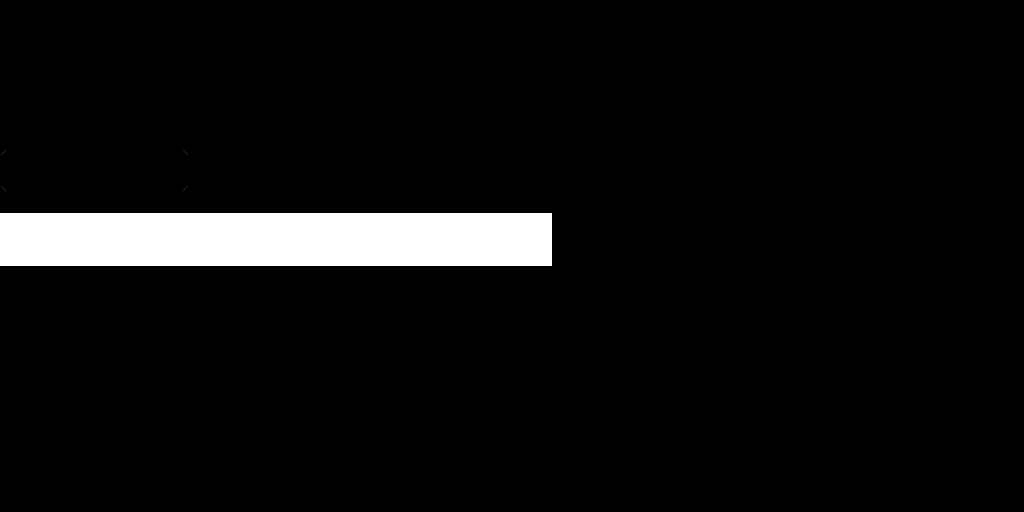
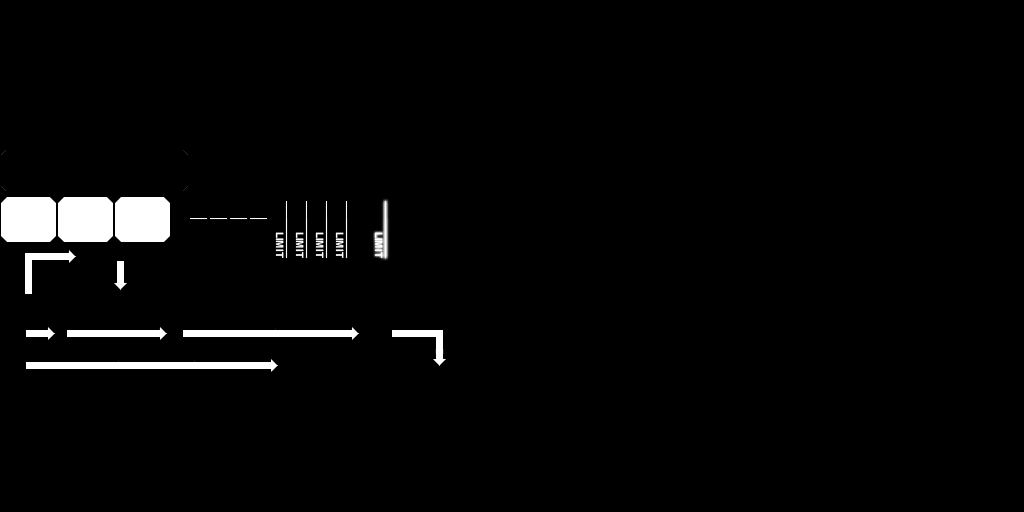
Two versions of the same layered image (1024×512). Layer-by-layer changes:
added group "Arrows" with 7 layers above "Themes" over [25, 250, 446, 372]
added layer "Right4" in group "Arrows" over [26, 359, 279, 372]
added layer "Right3" in group "Arrows" over [183, 327, 360, 340]
added layer "Right2" in group "Arrows" over [67, 327, 168, 340]
added layer "Down1" in group "Arrows" over [114, 261, 127, 291]
added layer "Right1" in group "Arrows" over [26, 327, 56, 340]
added layer "Right1Down1" in group "Arrows" over [392, 330, 446, 367]
added layer "Up1Right1" in group "Arrows" over [25, 250, 77, 294]
added group "Themes" with 18 layers above "Fleet Research" over [190, 198, 390, 262]
added group "Research Tier" with 13 layers in group "Themes" over [275, 198, 390, 262]
added layer "Alpha" in group "Research Tier" over [372, 198, 390, 262]
added group "Alignment" with 2 layers in group "Research Tier" over [335, 200, 349, 259]
added group "Empire of the Hand" (1st of 2, in "Themes" › "Research Tier") with 2 layers in group "Research Tier" over [315, 200, 329, 259]
added group "Imperial Remnant" (1st of 2, in "Themes" › "Research Tier") with 2 layers in group "Research Tier" over [295, 200, 309, 259]
added group "New Republic" (1st of 2, in "Themes" › "Research Tier") with 2 layers in group "Research Tier" over [275, 200, 289, 259]
removed group "Command" (10 layers) from group "Fleet Research" over [0, 213, 552, 266]
removed layer "Overlay" from group "Command" over [0, 213, 552, 266]
removed layer "Grid" from group "Command" over [1, 214, 552, 265]
added group "Research Buttons" with 3 layers above "Layer 1" over [1, 197, 170, 242]
added layer "Unresearched" in group "Research Buttons" over [1, 197, 56, 242]
added layer "Unresearched Hover" in group "Research Buttons" over [58, 197, 113, 242]
added layer "Researched" in group "Research Buttons" over [115, 197, 170, 242]
…and 12 more changes (12 added)
